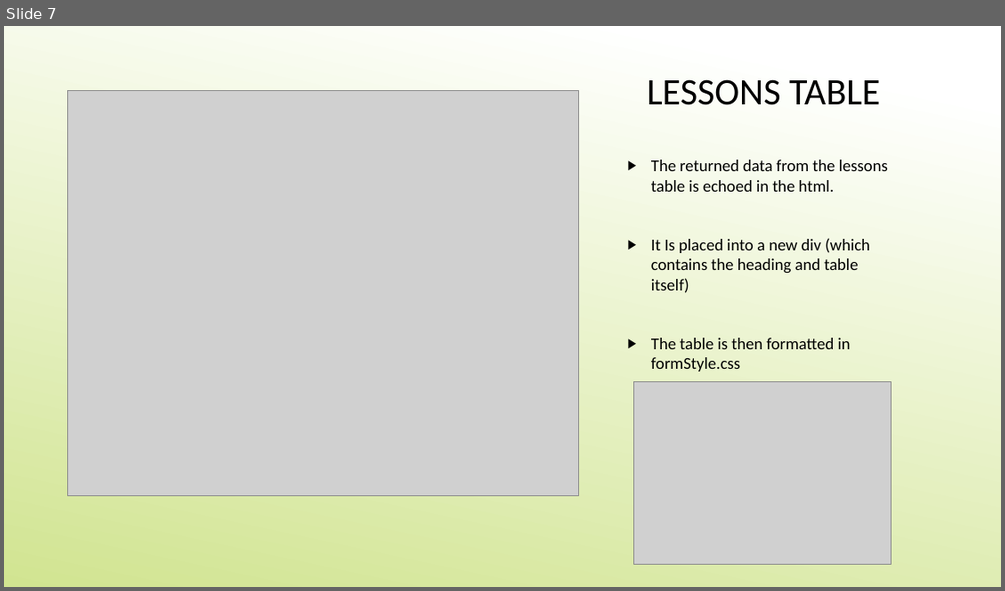
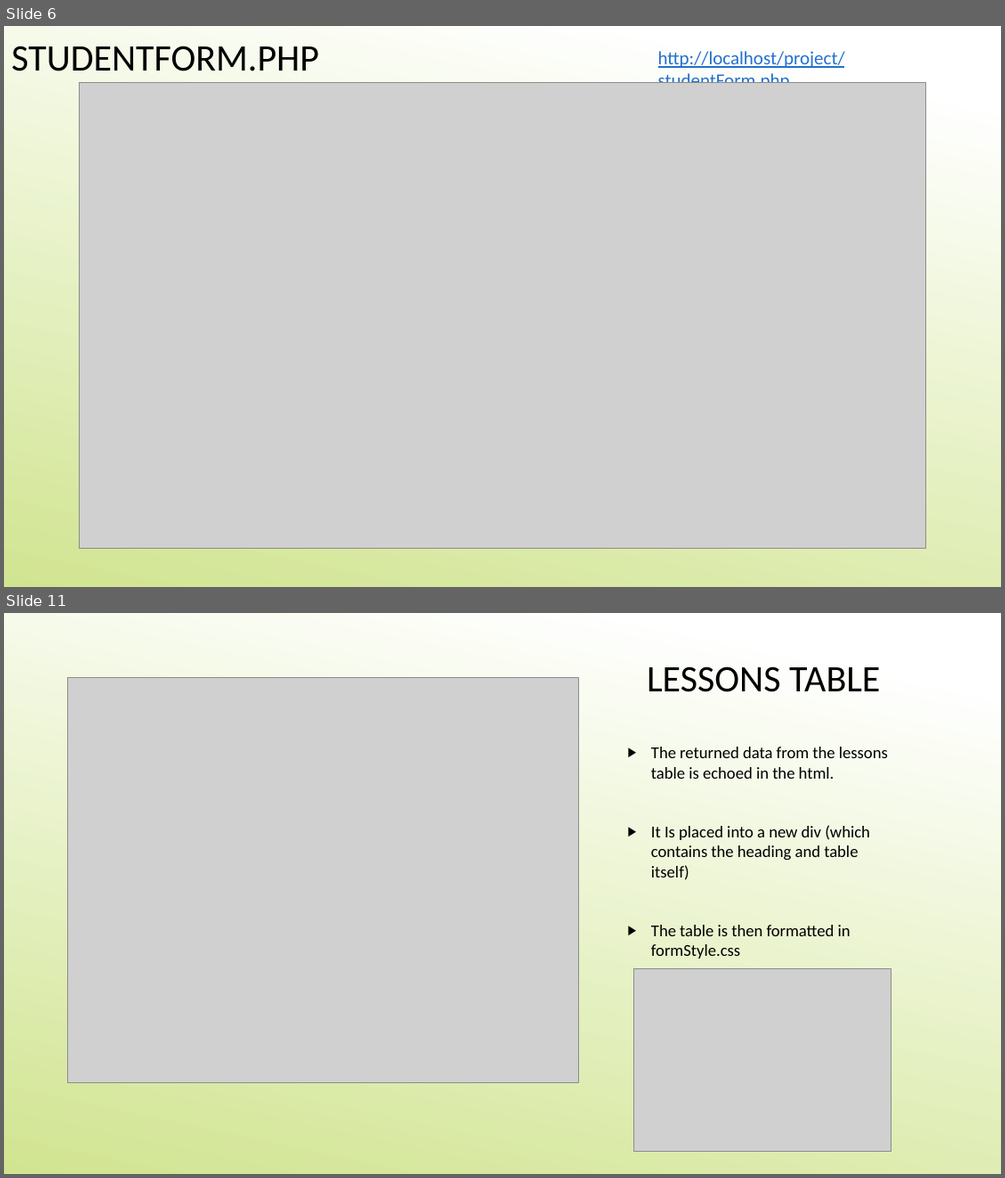
Before and after one commit to MikeVriesema/ProgrammingPal, a slide deck: ET4132_ProgrammingPal_PowerPoint.pptx. Shown one above the other, each under a label of ours: slide 7 before the commit, slides 6 and 11 after it; the slides between them are not shown. The pictures are 1005x591 and 1005x1178 pixels, drawn with LibreOffice and Linux fonts; fonts in the diff are those of the drawing; grey boxes stand for pictures. Boxes give left, top, right and bottom in pixels: in the first picture for what was removed or moved away, otherwise in the second. Text is boxed around its words. In the diff, an @@ line names an element or a change of style, - is before the commit and + after.

```diff
--- a/ET4132_ProgrammingPal_PowerPoint.pptx
+++ b/ET4132_ProgrammingPal_PowerPoint.pptx
@@ slide 6 added at [4,26,1001,587], background gradient #FFFFFF to #D4E68F @@
@@ text added at [11,46,319,71], 36 pt, text #000000 @@
+STUDENTFORM.PHP
@@ text added at [658,51,845,83], 18 pt, text #2370CD, underline @@
+http://localhost/project/studentForm.php
@@ picture added at [80,83,925,548] @@
@@ what was slide 7 is now slide 11 @@
```
Also in this commit, not shown: 6 slides changed, 14 other slides added, 2 slides removed, 1 other file.
